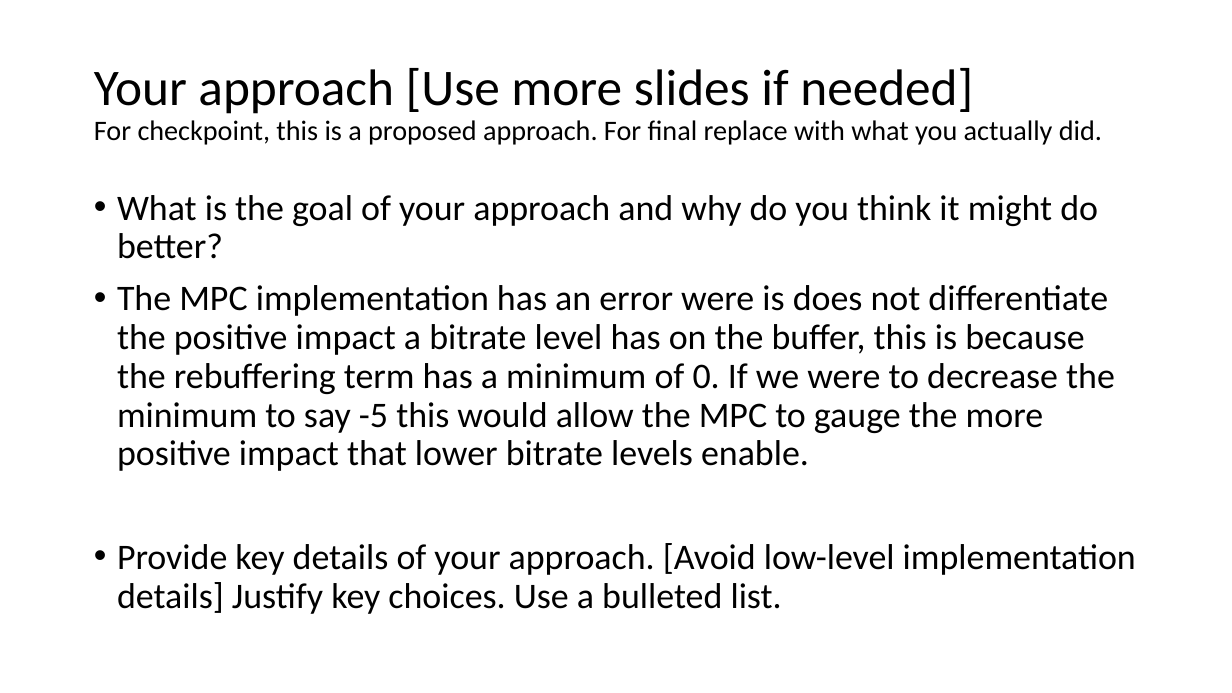
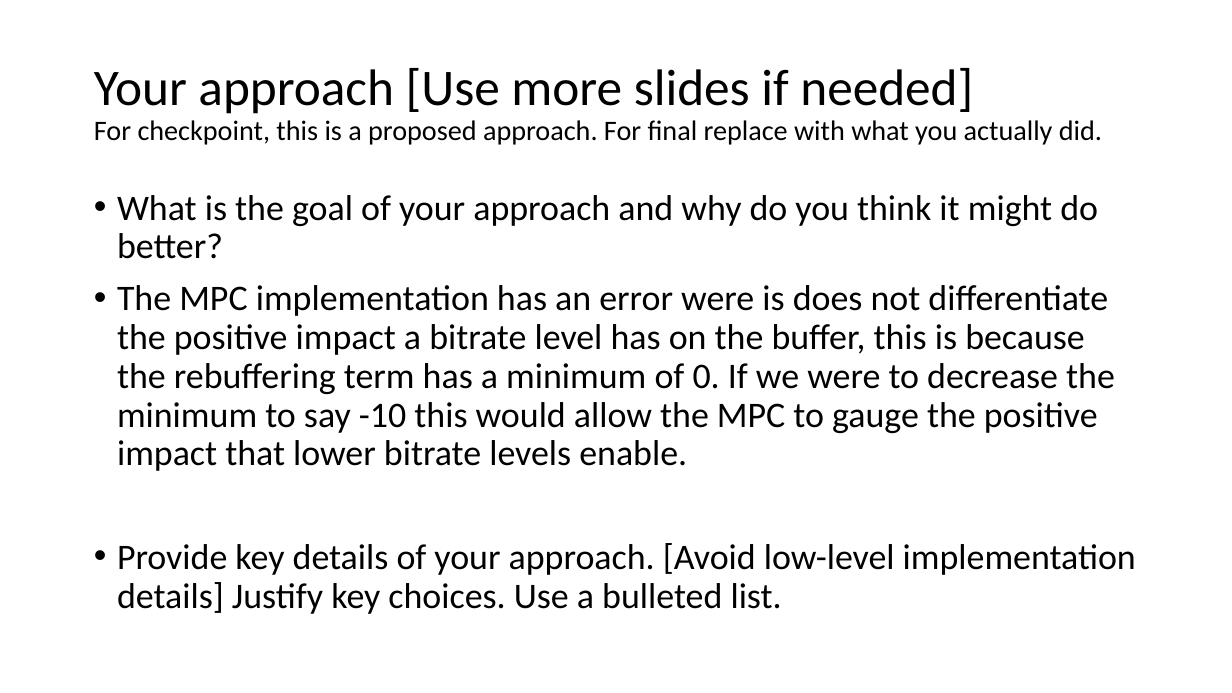
Before and after one commit to maximilian-drach/Networks-Lab3, a slide deck: slide 7 of lab3_Midterm_Report.pptx. Drawn at 1232x693 pixels with LibreOffice and Linux fonts; fonts in the diff are those of the drawing. Boxes give left, top, right and bottom in pixels: in the first picture for what was removed or moved away, otherwise in the second. Text is boxed around its words. In the diff, an @@ line names an element or a change of style, - is before the commit and + after.

```diff
--- a/lab3_Midterm_Report.pptx
+++ b/lab3_Midterm_Report.pptx
@@ text at (117,285,1115,471): text changed @@
-• The MPC implementation has an error were is does not differentiate the positive impact a bitrate level has on the buffer, this is because the rebuffering term has a minimum of 0. If we were to decrease the minimum to say -5 this would allow the MPC to gauge the more positive impact that lower bitrate levels enable.
+• The MPC implementation has an error were is does not differentiate the positive impact a bitrate level has on the buffer, this is because the rebuffering term has a minimum of 0. If we were to decrease the minimum to say -10 this would allow the MPC to gauge the positive impact that lower bitrate levels enable.
```
Also in this commit, not shown: 16 other files.
